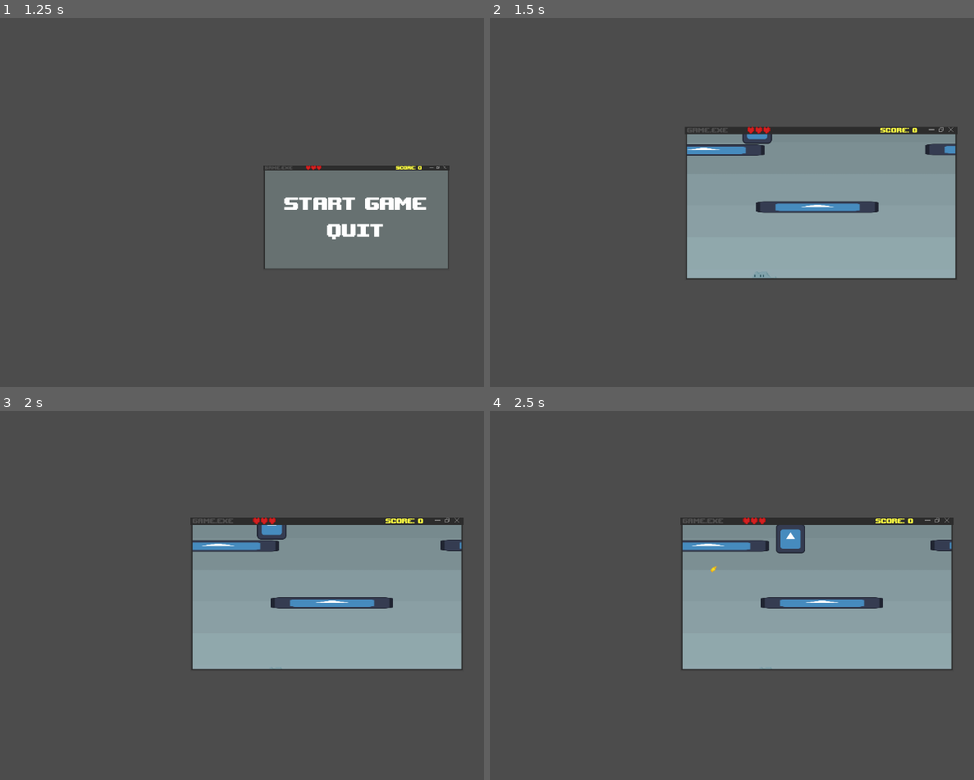
Above: before the commit, frames 1-4 (two rows, left to right).
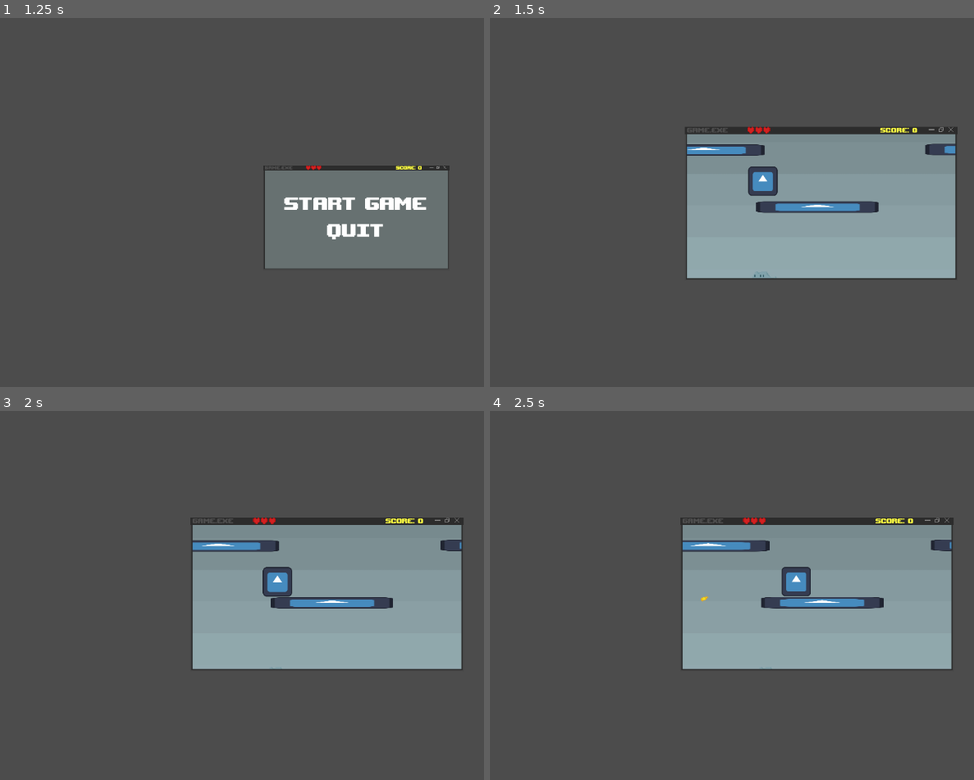
Above: after the commit, the same moments.

Repository: jacmaxmat/gamejam-dns
Game: Godot game, scene res://system obstacles/main.tscn
The game is run twice, just before and just after one commit, with the same random seed, the same clock (stepped at 60 frames per second) and the same inputs. The engine's default icon, where the game draws it, is replaced by a stand-in: a white triangle on a blue panel in a dark square. Sound files missing from this copy of the repository are replaced by a short silence.
Inputs (mouse positions are in pixels of both pictures, inside the frame that each line leads up to):
- Up to frame 1 (1.25 s): tap Enter at 0.5 s; move the mouse to (474, 184) at 0.52 s; press the mouse at (474, 184) at 0.53 s; hold D (move_right) from 0.53 s (still down); tap Space (jump) at 0.77, 0.8, 1.07 s
- Up to frame 2 (1.5 s): release D (move_right) at 1.25 s; release the mouse at (964, 184) at 1.25 s; click "Start Game" at 1.25 s
- Up to frame 3 (2 s): no input
- Up to frame 4 (2.5 s): tap Space (jump) at 2, 2.1, 2.27 s; move the mouse to (688, 613) at 2.02 s; hold D (move_right) from 2.03 s (still down); click (688, 613) at 2.3 s

Frame 1 is identical in both runs. In frame 2, 0.7% of the frame differs, in the area x 52-60%, y 31-49%; in frame 3, 0.7%; in frame 4, 1.2%, in the area x 39-94%, y 30-54%.

Commit message:
Bounds

Diff:
--- a/Player/Bullet.tscn
+++ b/Player/Bullet.tscn
@@ -3,6 +3,7 @@
 [ext_resource type="Script" uid="uid://csdlx5gv5eopw" path="res://Player/bullet.gd" id="1_508bx"]
 [ext_resource type="Texture2D" uid="uid://duljscq5cnfvp" path="res://assety/ludzik_pocisk.png" id="1_nyi2d"]
 [ext_resource type="PackedScene" uid="uid://xpwiohrhvva5" path="res://system obstacles/WindowBackground.tscn" id="3_ft26q"]
+[ext_resource type="AudioStream" uid="uid://co57lmjcwokju" path="res://dzwiek/fall2.wav" id="4_nllvn"]
 
 [sub_resource type="AtlasTexture" id="AtlasTexture_508bx"]
 atlas = ExtResource("1_nyi2d")
@@ -65,6 +66,12 @@
 position = Vector2(15.500002, 13.999998)
 scale = Vector2(0.06874999, 0.13333334)
 
+[node name="Shoot" type="AudioStreamPlayer2D" parent="." unique_id=116103342]
+stream = ExtResource("4_nllvn")
+volume_db = -5.0
+pitch_scale = 1.36
+autoplay = true
+
 [connection signal="area_entered" from="BulletHitbox" to="." method="_on_bullet_hitbox_area_entered"]
 [connection signal="screen_exited" from="BulletHitbox/VisibleOnScreenNotifier2D" to="BulletHitbox" method="_on_visible_on_screen_notifier_2d_screen_exited"]
 
--- a/Player/Player.tscn
+++ b/Player/Player.tscn
@@ -13,6 +13,8 @@
 [ext_resource type="PackedScene" uid="uid://dvgthpgx2ov87" path="res://Player/PlayerComponents/MovementComponent.tscn" id="8_8sa4y"]
 [ext_resource type="PackedScene" uid="uid://ba5qchpqa3sjt" path="res://Player/PlayerComponents/GravityComponent.tscn" id="9_3nb2p"]
 [ext_resource type="PackedScene" uid="uid://8dihvdwt7vo2" path="res://Player/PlayerComponents/InputComponent.tscn" id="10_d7xyo"]
+[ext_resource type="AudioStream" uid="uid://gpvhqb1wlbmn" path="res://dzwiek/JUUUUUMP.wav" id="14_dm7nj"]
+[ext_resource type="AudioStream" uid="uid://i143gd2k6535" path="res://dzwiek/fall3.wav" id="15_3mea3"]
 
 [sub_resource type="CapsuleShape2D" id="CapsuleShape2D_e8ooo"]
 radius = 14.0
@@ -227,7 +229,7 @@
 [node name="Player" type="CharacterBody2D" unique_id=283957801 node_paths=PackedStringArray("gravity_component", "input_component", "movement_component", "jump_component", "shooting_component", "aim_component", "animation_component")]
 scale = Vector2(2, 2)
 collision_layer = 2
-collision_mask = 4
+collision_mask = 131076
 script = ExtResource("1_0j2ni")
 gravity_component = NodePath("GravityComponent")
 input_component = NodePath("InputComponent")
@@ -276,7 +278,17 @@
 fire_rate = 0.15
 
 [node name="JumpComponent" parent="." unique_id=391932550 instance=ExtResource("7_7v5gs")]
-jump_velocity = -415.0
+jump_velocity = -500.0
+
+[node name="JumpSound" type="AudioStreamPlayer" parent="JumpComponent" unique_id=723629796]
+stream = ExtResource("14_dm7nj")
+volume_db = 3.0
+pitch_scale = 1.2
+
+[node name="LandSound" type="AudioStreamPlayer" parent="JumpComponent" unique_id=1414788044]
+stream = ExtResource("15_3mea3")
+volume_db = -8.0
+pitch_scale = 0.93
 
 [node name="MovementComponent" parent="." unique_id=889880810 instance=ExtResource("8_8sa4y")]
 speed = 150.0
@@ -296,7 +308,7 @@
 texture = ExtResource("2_p34sf")
 
 [node name="PlayerHurtbox" type="Area2D" parent="." unique_id=1514838771]
-collision_layer = 512
+collision_layer = 2
 collision_mask = 0
 
 [node name="CollisionShape2D" type="CollisionShape2D" parent="PlayerHurtbox" unique_id=1187250055]
--- a/Player/PlayerComponents/jump_component.gd
+++ b/Player/PlayerComponents/jump_component.gd
@@ -20,6 +20,7 @@
 
 func handle_jump(body: CharacterBody2D, want_to_jump: bool, jump_released: bool) -> void:
 	if has_just_landed(body):
+		$LandSound.play()
 		is_jumping = false
 	if is_allowed_to_jump(body, want_to_jump):
 			jump(body)
@@ -32,6 +33,7 @@
 	last_frame_on_floor = body.is_on_floor()
 
 func jump(body: CharacterBody2D) -> void:
+	$JumpSound.play()
 	body.velocity.y = jump_velocity
 	jump_buffer_timer.stop()
 	is_jumping = true
--- a/Player/PlayerComponents/shooting_component.gd
+++ b/Player/PlayerComponents/shooting_component.gd
@@ -11,6 +11,7 @@
 	if not can_shoot or bullet_scene == null or spawn_point == null:
 		return
 
+	Global.shakecamera.screen_shake(3, .1)
 	var bullet = bullet_scene.instantiate()
 	bullet.global_position = Global.player.global_position + Vector2(240,135)
 	get_tree().get_root().add_child(bullet)
--- a/Player/bullet.gd
+++ b/Player/bullet.gd
@@ -1,4 +1,6 @@
 extends Node2D
+
+var preload_bullet_destroy = preload("uid://c0ajdb5n0h87e")
 
 @export var speed: float = 800.0
 @onready var hitbox = $BulletHitbox
@@ -13,4 +15,7 @@
 func _on_bullet_hitbox_area_entered(area: Area2D) -> void:
 	if area.has_method("hit"):
 		area.hit(1)
-		queue_free()
+	var bullet_destroy_instance = preload_bullet_destroy.instantiate()
+	bullet_destroy_instance.global_position = global_position
+	get_tree().get_root().add_child(bullet_destroy_instance)
+	queue_free()
--- /dev/null
+++ b/bullet_destroy.gd
@@ -0,0 +1,4 @@
+extends AnimatedSprite2D
+
+func _on_audio_stream_player_2d_finished() -> void:
+	queue_free()
--- /dev/null
+++ b/bullet_destroy.tscn
@@ -0,0 +1,29 @@
+[gd_scene format=3 uid="uid://c0ajdb5n0h87e"]
+
+[ext_resource type="Texture2D" uid="uid://iqfm3qnjsu0k" path="res://system obstacles/icon.svg" id="1_fancs"]
+[ext_resource type="Script" uid="uid://dnlf62dfoscex" path="res://bullet_destroy.gd" id="2_3x3g3"]
+[ext_resource type="AudioStream" uid="uid://b5pi28g4wb3om" path="res://dzwiek/hit1.wav" id="3_xcfan"]
+
+[sub_resource type="SpriteFrames" id="SpriteFrames_bhunq"]
+animations = [{
+"frames": [{
+"duration": 1.0,
+"texture": ExtResource("1_fancs")
+}],
+"loop": 0,
+"name": &"default",
+"speed": 5.0
+}]
+
+[node name="BulletDestroy" type="AnimatedSprite2D" unique_id=975410563]
+scale = Vector2(0.2, 0.2)
+sprite_frames = SubResource("SpriteFrames_bhunq")
+autoplay = "default"
+script = ExtResource("2_3x3g3")
+
+[node name="AudioStreamPlayer2D" type="AudioStreamPlayer2D" parent="." unique_id=966656718]
+stream = ExtResource("3_xcfan")
+volume_db = 15.0
+autoplay = true
+
+[connection signal="finished" from="AudioStreamPlayer2D" to="." method="_on_audio_stream_player_2d_finished"]
--- a/enemy.gd
+++ b/enemy.gd
@@ -11,6 +11,8 @@
 
 # Called every frame. 'delta' is the elapsed time since the previous frame.
 func _process(delta: float) -> void:
+	if Global.is_game_over:
+		queue_free()
 	global_position= global_position.move_toward(target.global_position + Vector2(240,135), move_speed * delta)
 	if global_position.distance_to(Global.player.global_position + Vector2(240,135)) < 32:
 		Global.player.hit(1)
--- a/enemy_flying.gd
+++ b/enemy_flying.gd
@@ -16,6 +16,8 @@
 
 # Called every frame. 'delta' is the elapsed time since the previous frame.
 func _process(delta: float) -> void:
+	if Global.is_game_over:
+		queue_free()
 	global_position= global_position.move_toward(target.global_position + target_offset, move_speed * delta)
 	if global_position.distance_to(target.global_position + target_offset) < 100:
 		if $ShootTimer.is_stopped():
--- a/enemy_spawner.gd
+++ b/enemy_spawner.gd
@@ -12,7 +12,8 @@
 
 # Called every frame. 'delta' is the elapsed time since the previous frame.
 func _process(delta: float) -> void:
-	pass
+	if Global.is_game_over:
+		queue_free()
 
 func _on_spawn_timer_timeout() -> void:
 	var enemy_instance = enemies[randi_range(0,enemies.size()-1)].instantiate()
--- a/level.tscn
+++ b/level.tscn
@@ -17,6 +17,7 @@
 [node name="CollisionShape2D" type="CollisionShape2D" parent="StaticBody2D" unique_id=998911480]
 position = Vector2(84.5, 0)
 shape = SubResource("RectangleShape2D_bhunq")
+one_way_collision = true
 
 [node name="Sprite2D" type="Sprite2D" parent="StaticBody2D" unique_id=688219410]
 position = Vector2(88.00001, 0.9999962)
@@ -32,6 +33,7 @@
 [node name="CollisionShape2D" type="CollisionShape2D" parent="StaticBody2D2" unique_id=591533542]
 position = Vector2(84.5, 0)
 shape = SubResource("RectangleShape2D_bhunq")
+one_way_collision = true
 
 [node name="Sprite2D" type="Sprite2D" parent="StaticBody2D2" unique_id=111945704]
 position = Vector2(88.00001, 0.9999962)
@@ -47,6 +49,7 @@
 [node name="CollisionShape2D" type="CollisionShape2D" parent="StaticBody2D3" unique_id=913916203]
 position = Vector2(84.5, 0)
 shape = SubResource("RectangleShape2D_bhunq")
+one_way_collision = true
 
 [node name="Sprite2D" type="Sprite2D" parent="StaticBody2D3" unique_id=1198636052]
 position = Vector2(88.00001, 0.9999962)
@@ -62,6 +65,7 @@
 [node name="CollisionShape2D" type="CollisionShape2D" parent="StaticBody2D4" unique_id=1327754613]
 position = Vector2(84.5, 0)
 shape = SubResource("RectangleShape2D_bhunq")
+one_way_collision = true
 
 [node name="Sprite2D" type="Sprite2D" parent="StaticBody2D4" unique_id=256505584]
 position = Vector2(88.00001, 0.9999962)
@@ -77,6 +81,7 @@
 [node name="CollisionShape2D" type="CollisionShape2D" parent="StaticBody2D5" unique_id=73270343]
 position = Vector2(84.5, 0)
 shape = SubResource("RectangleShape2D_bhunq")
+one_way_collision = true
 
 [node name="Sprite2D" type="Sprite2D" parent="StaticBody2D5" unique_id=879148239]
 position = Vector2(88.00001, 0.9999962)
@@ -92,6 +97,7 @@
 [node name="CollisionShape2D" type="CollisionShape2D" parent="StaticBody2D6" unique_id=1366185007]
 position = Vector2(84.5, 0)
 shape = SubResource("RectangleShape2D_bhunq")
+one_way_collision = true
 
 [node name="Sprite2D" type="Sprite2D" parent="StaticBody2D6" unique_id=31546289]
 position = Vector2(88.00001, 0.9999962)
@@ -107,6 +113,7 @@
 [node name="CollisionShape2D" type="CollisionShape2D" parent="StaticBody2D7" unique_id=326757176]
 position = Vector2(84.5, 0)
 shape = SubResource("RectangleShape2D_bhunq")
+one_way_collision = true
 
 [node name="Sprite2D" type="Sprite2D" parent="StaticBody2D7" unique_id=1880001084]
 position = Vector2(88.00001, 0.9999962)
@@ -122,6 +129,7 @@
 [node name="CollisionShape2D" type="CollisionShape2D" parent="StaticBody2D8" unique_id=277490096]
 position = Vector2(84.5, 0)
 shape = SubResource("RectangleShape2D_bhunq")
+one_way_collision = true
 
 [node name="Sprite2D" type="Sprite2D" parent="StaticBody2D8" unique_id=2041537804]
 position = Vector2(88.00001, 0.9999962)
@@ -137,6 +145,7 @@
 [node name="CollisionShape2D" type="CollisionShape2D" parent="StaticBody2D9" unique_id=357848421]
 position = Vector2(84.5, 0)
 shape = SubResource("RectangleShape2D_bhunq")
+one_way_collision = true
 
 [node name="Sprite2D" type="Sprite2D" parent="StaticBody2D9" unique_id=278434227]
 position = Vector2(88.00001, 0.9999962)
@@ -152,6 +161,7 @@
 [node name="CollisionShape2D" type="CollisionShape2D" parent="StaticBody2D10" unique_id=2111365852]
 position = Vector2(84.5, 0)
 shape = SubResource("RectangleShape2D_bhunq")
+one_way_collision = true
 
 [node name="Sprite2D" type="Sprite2D" parent="StaticBody2D10" unique_id=1399655954]
 position = Vector2(88.00001, 0.9999962)
@@ -167,6 +177,7 @@
 [node name="CollisionShape2D" type="CollisionShape2D" parent="StaticBody2D11" unique_id=1007321685]
 position = Vector2(84.5, 0)
 shape = SubResource("RectangleShape2D_bhunq")
+one_way_collision = true
 
 [node name="Sprite2D" type="Sprite2D" parent="StaticBody2D11" unique_id=1439400231]
 position = Vector2(88.00001, 0.9999962)
@@ -182,6 +193,7 @@
 [node name="CollisionShape2D" type="CollisionShape2D" parent="StaticBody2D12" unique_id=1990182961]
 position = Vector2(84.5, 0)
 shape = SubResource("RectangleShape2D_bhunq")
+one_way_collision = true
 
 [node name="Sprite2D" type="Sprite2D" parent="StaticBody2D12" unique_id=1870627466]
 position = Vector2(88.00001, 0.9999962)
--- a/menus/final_screen.gd
+++ b/menus/final_screen.gd
@@ -3,8 +3,10 @@
 @onready var hs_1 = $Scores/Score1
 
 @export var a_player: AnimationPlayer
+var sound_played = false
 
 func _ready():
+	sound_played = false
 	Global.final_screen = self
 	get_tree().paused = true
 	if Global.score > SaveManager.highscore:
@@ -23,6 +25,9 @@
 	#get_tree().reload_current_scene()
 
 func game_over():
+	if !sound_played:
+		sound_played = true
+		$AudioStreamPlayer.play()
 	Global.window.global_position = Global.window.global_position.move_toward(Vector2(334.0,187.0), 10)
 	Global.window.frame.size = Global.window.frame.size.move_toward(Vector2(480,270), 10)
 	if Global.window.global_position == Vector2(334.0,187.0) and Global.window.frame.size == Vector2(480,270):
--- a/menus/final_screen.tscn
+++ b/menus/final_screen.tscn
@@ -2,6 +2,7 @@
 
 [ext_resource type="Script" uid="uid://bsatiy7l0smbo" path="res://menus/final_screen.gd" id="1_pyxie"]
 [ext_resource type="FontFile" uid="uid://e20nougn4186" path="res://font/upheaval/upheavtt.ttf" id="2_30ftb"]
+[ext_resource type="AudioStream" uid="uid://okbopgsyk2ds" path="res://dzwiek/death2.wav" id="3_m0ts1"]
 
 [node name="Highscores" type="Control" unique_id=1713517902]
 process_mode = 2
@@ -88,5 +89,9 @@
 theme_override_font_sizes/font_size = 48
 text = "Main Menu"
 
+[node name="AudioStreamPlayer" type="AudioStreamPlayer" parent="FinalScreen" unique_id=1167483167]
+stream = ExtResource("3_m0ts1")
+
 [connection signal="pressed" from="FinalScreen/Retry" to="FinalScreen" method="_on_retry_pressed"]
 [connection signal="pressed" from="FinalScreen/Menu" to="FinalScreen" method="_on_menu_pressed"]
+[connection signal="finished" from="FinalScreen/AudioStreamPlayer" to="FinalScreen" method="_on_audio_stream_player_finished"]
--- a/menus/title_screen.gd
+++ b/menus/title_screen.gd
@@ -9,5 +9,6 @@
 
 func _on_start_game_button_pressed() -> void:
 	Global.initialize()
+	$AudioStreamPlayer.play()
 	get_tree().paused = false
 	self.visible = false
--- a/menus/title_screen.tscn
+++ b/menus/title_screen.tscn
@@ -3,6 +3,7 @@
 [ext_resource type="Script" uid="uid://b2r2dysbk44y1" path="res://menus/title_screen.gd" id="1_m4alt"]
 [ext_resource type="Texture2D" uid="uid://f048om40enbm" path="res://assety/b.png" id="2_dpr3f"]
 [ext_resource type="FontFile" uid="uid://e20nougn4186" path="res://font/upheaval/upheavtt.ttf" id="2_i63b8"]
+[ext_resource type="AudioStream" uid="uid://banj8rfy608m7" path="res://dzwiek/clear.wav" id="4_vw2mf"]
 
 [sub_resource type="StyleBoxFlat" id="StyleBoxFlat_frbl3"]
 corner_detail = 1
@@ -76,6 +77,9 @@
 text = "Quit"
 flat = true
 
+[node name="AudioStreamPlayer" type="AudioStreamPlayer" parent="." unique_id=118332591]
+stream = ExtResource("4_vw2mf")
+
 [connection signal="pressed" from="VBoxContainer/StartGameButton" to="." method="_on_level_select_button_pressed"]
 [connection signal="pressed" from="VBoxContainer/StartGameButton" to="." method="_on_start_game_button_pressed"]
 [connection signal="pressed" from="VBoxContainer/QuitButton" to="." method="_on_quit_button_pressed"]
--- /dev/null
+++ b/screenshake.gd
@@ -0,0 +1,39 @@
+extends Camera2D
+
+var shake_intensity: float = 0.0
+var active_shake_time: float = 0.0
+
+@export var target_offset = Vector2(0,0)
+
+var shake_decay: float = 5.0
+
+var shake_time: float = 0.0
+var shake_time_speed: float = 20.0
+
+var noise = FastNoiseLite.new()
+
+@export var player: CharacterBody2D
+@export var smoothing := 5.0
+
+func _physics_process(delta):
+	if active_shake_time > 0:
+		shake_time += delta * shake_time_speed
+		active_shake_time -= delta
+
+		offset = Vector2(
+			noise.get_noise_2d(shake_time, 0) * shake_intensity,
+			noise.get_noise_2d(0, shake_time) * shake_intensity
+		)
+
+		shake_intensity = max(shake_intensity - shake_decay * delta, 0)
+	else:
+		offset = lerp(offset, target_offset, 10.5 * delta)
+
+func screen_shake(intensity: int, time: float):
+	randomize()
+	noise.seed = randi()
+	noise.frequency = 2.0
+
+	shake_intensity = intensity
+	active_shake_time = time
+	shake_time = 0.0
--- a/system obstacles/Global.gd
+++ b/system obstacles/Global.gd
@@ -1,6 +1,7 @@
 extends Node
 
 
+var shakecamera
 var hud
 var player
 var title_screen
@@ -43,5 +44,6 @@
 
 func game_over():
 	final_screen.game_over()
+	is_game_over = true
+	await get_tree().create_timer(.1).timeout
 	get_tree().paused = true
-	is_game_over = true
--- a/system obstacles/Window.gd
+++ b/system obstacles/Window.gd
@@ -10,6 +10,8 @@
 
 # Called every frame. 'delta' is the elapsed time since the previous frame.
 func _process(delta: float) -> void:
+	check_for_bounds()
+
 	#global_position = get_global_mouse_position()
 	$Bar/CollisionShape2D.shape.extents.x = $Sprite2D.size.x/2
 	$Bar.position.x = $Sprite2D.size.x/2
@@ -75,7 +77,8 @@
 		#global_position.y += resize_speed*2
 
 func _physics_process(delta: float) -> void:
-
+	if Global.cursors_dragging ==0:
+		velocity = Vector2.ZERO
 	var collision = move_and_collide(velocity * delta)
 	if collision:
 		velocity = velocity.bounce(collision.get_normal()) *.5
@@ -91,3 +94,21 @@
 		velocity = Vector2.ZERO
 	else:
 		velocity = direction.normalized() * speed
+
+func check_for_bounds():
+	var p_pos = Global.player.global_position
+	if p_pos.x > Global.window.global_position.x + 245:
+		print("R")
+		Global.player.velocity = Vector2(-250,-350)
+	elif p_pos.x < Global.window.global_position.x - 245:
+		print("L")
+		Global.player.velocity = Vector2(250,-350)
+	elif p_pos.y < Global.window.global_position.y - 155:
+		print("U")
+		Global.player.set_collision_mask_value(3, false)
+		Global.player.velocity = Vector2(Global.player.velocity.x,50)
+		await get_tree().create_timer(.25).timeout
+		Global.player.set_collision_mask_value(3, true)
+	elif p_pos.y > Global.window.global_position.y + 145:
+		print("D")
+		Global.player.velocity = Vector2(Global.player.velocity.x,-650)
--- a/system obstacles/camera_2d.gd
+++ b/system obstacles/camera_2d.gd
@@ -1,11 +1,45 @@
 extends Camera2D
 
+var shake_intensity: float = 0.0
+var active_shake_time: float = 0.0
 
-# Called when the node enters the scene tree for the first time.
+@export var target_offset = Vector2(0,0)
+
+var shake_decay: float = 5.0
+
+var shake_time: float = 0.0
+var shake_time_speed: float = 20.0
+
+var noise = FastNoiseLite.new()
+
+@export var player: CharacterBody2D
+@export var smoothing := 5.0
+
 func _ready() -> void:
-	Global.cam = self
+	Global.shakecamera = self
+
+func _process(delta: float) -> void:
 	global_position = get_parent().get_parent().get_parent().global_position
-# Called every frame. 'delta' is the elapsed time since the previous frame.
-func _process(delta: float) -> void:
 
-	global_position = get_parent().get_parent().get_parent().global_position
+func _physics_process(delta):
+	if active_shake_time > 0:
+		shake_time += delta * shake_time_speed
+		active_shake_time -= delta
+
+		offset = Vector2(
+			noise.get_noise_2d(shake_time, 0) * shake_intensity,
+			noise.get_noise_2d(0, shake_time) * shake_intensity
+		)
+
+		shake_intensity = max(shake_intensity - shake_decay * delta, 0)
+	else:
+		offset = lerp(offset, target_offset, 10.5 * delta)
+
+func screen_shake(intensity: int, time: float):
+	randomize()
+	noise.seed = randi()
+	noise.frequency = 2.0
+
+	shake_intensity = intensity
+	active_shake_time = time
+	shake_time = 0.0
--- a/system obstacles/main.tscn
+++ b/system obstacles/main.tscn
@@ -194,7 +194,7 @@
 stretch_mode = 2
 
 [node name="Player" parent="Window/WindowView/SubViewport" unique_id=548577304 instance=ExtResource("9_qqf7j")]
-position = Vector2(237, 82)
+position = Vector2(247, 133)
 collision_mask = 12
 
 [node name="Level" parent="Window/WindowView/SubViewport" unique_id=1088217774 instance=ExtResource("8_4avnr")]
--- a/system obstacles/popup.gd
+++ b/system obstacles/popup.gd
@@ -18,9 +18,11 @@
 	var direction = global_position.direction_to(Global.window.global_position)
 	velocity = speed * direction
 
-func _physics_process(delta: float) -> void:
+func _process(delta: float) -> void:
 	if Global.is_game_over:
 		queue_free()
+
+func _physics_process(delta: float) -> void:
 	var collision = move_and_collide(velocity * delta)
 	if collision:
 		velocity = velocity.bounce(collision.get_normal())
--- a/system obstacles/window.tscn
+++ b/system obstacles/window.tscn
@@ -11,6 +11,18 @@
 
 [sub_resource type="RectangleShape2D" id="RectangleShape2D_riqys"]
 size = Vector2(240, 135)
+
+[sub_resource type="RectangleShape2D" id="RectangleShape2D_sn0t7"]
+size = Vector2(561, 18)
+
+[sub_resource type="RectangleShape2D" id="RectangleShape2D_308qr"]
+size = Vector2(44, 348)
+
+[sub_resource type="RectangleShape2D" id="RectangleShape2D_hrj2m"]
+size = Vector2(21, 355)
+
+[sub_resource type="RectangleShape2D" id="RectangleShape2D_mefrc"]
+size = Vector2(570, 15)
 
 [node name="Window" type="CharacterBody2D" unique_id=427429608]
 collision_layer = 2147483664
@@ -83,3 +95,38 @@
 scale = Vector2(1.5, 1.5)
 texture = ExtResource("5_308qr")
 stretch_mode = 2
+
+[node name="CollisionShape2D2" type="CollisionShape2D" parent="." unique_id=898885813]
+
+[node name="BoundBottom" type="StaticBody2D" parent="." unique_id=261669468]
+position = Vector2(249, 268)
+collision_layer = 0
+collision_mask = 2
+
+[node name="CollisionShape2D" type="CollisionShape2D" parent="BoundBottom" unique_id=173762045]
+position = Vector2(-7.5, 27)
+shape = SubResource("RectangleShape2D_sn0t7")
+
+[node name="BoundLeft" type="StaticBody2D" parent="." unique_id=1532220043]
+collision_layer = 0
+collision_mask = 2
+
+[node name="CollisionShape2D" type="CollisionShape2D" parent="BoundLeft" unique_id=1101467637]
+position = Vector2(-37, 114)
+shape = SubResource("RectangleShape2D_308qr")
+
+[node name="BoundRight" type="StaticBody2D" parent="." unique_id=1311743250]
+collision_layer = 0
+collision_mask = 2
+
+[node name="CollisionShape2D" type="CollisionShape2D" parent="BoundRight" unique_id=429722658]
+position = Vector2(504.5, 117.5)
+shape = SubResource("RectangleShape2D_hrj2m")
+
+[node name="BoundTop" type="StaticBody2D" parent="." unique_id=1801751469]
+collision_layer = 131072
+collision_mask = 0
+
+[node name="CollisionShape2D" type="CollisionShape2D" parent="BoundTop" unique_id=1325677213]
+position = Vector2(229, -67.5)
+shape = SubResource("RectangleShape2D_mefrc")
Not shown, added: bullet_destroy.gd.uid
Not shown, added: dzwiek/350981__cabled_mess__lose_c_09.wav.import
Not shown, added: dzwiek/JUMPPPP.wav.import
Not shown, added: dzwiek/JUUUUUMP.wav.import
Not shown, added: dzwiek/RAIN.wav.import
Not shown, added: dzwiek/Random106.wav.import
Not shown, added: dzwiek/SHOOTT.wav.import
Not shown, added: dzwiek/Sand.wav.import
Not shown, added: dzwiek/blood.wav.import
Not shown, added: dzwiek/bounce.wav.import
Not shown, added: dzwiek/clear.wav.import
Not shown, added: dzwiek/death.wav.import
(and 81 more such lines)
